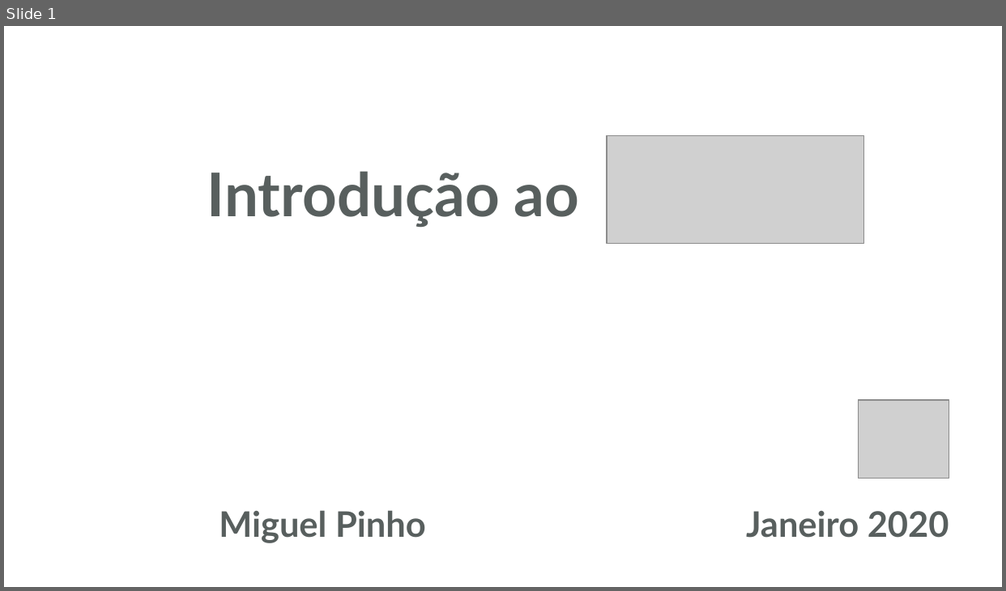
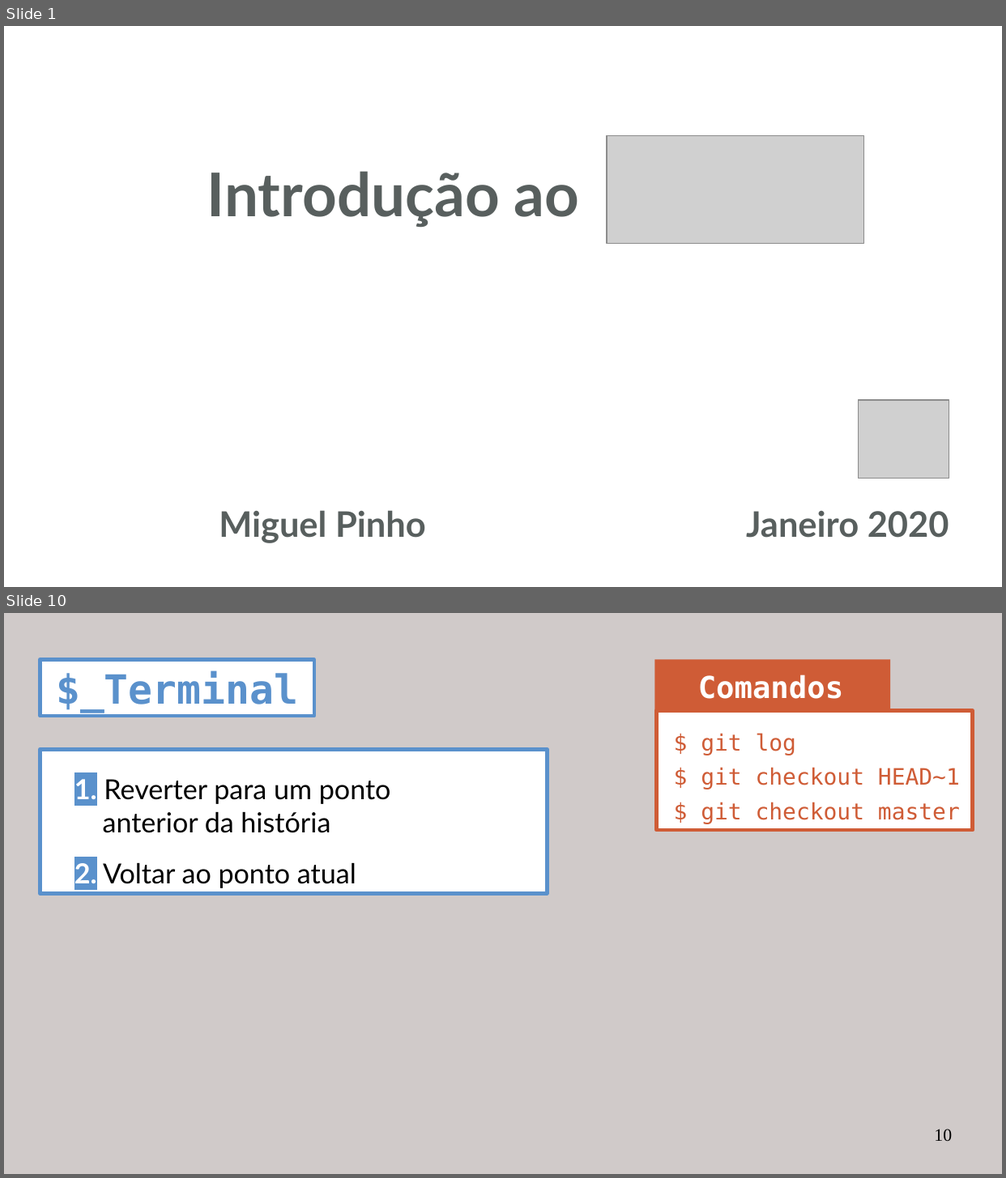
Before and after one commit to miguelpinho/git-lecture, a slide deck: lecture_pt.odp. Shown one above the other, each under a label of ours: slide 1 before the commit, slides 1 and 10 after it; the slides between them are not shown. The pictures are 1006x591 and 1006x1178 pixels, drawn with LibreOffice and Linux fonts; fonts in the diff are those of the drawing; grey boxes stand for pictures. Boxes give left, top, right and bottom in pixels: in the first picture for what was removed or moved away, otherwise in the second. Text is boxed around its words. In the diff, an @@ line names an element or a change of style, - is before the commit and + after.

```diff
--- a/lecture_pt.odp
+++ b/lecture_pt.odp
@@ slide 10 added at (x1=4, y1=613, x2=1002, y2=1174), background #D0CAC9 @@
@@ rectangle added at (x1=40, y1=659, x2=314, y2=715), fill #FFFFFF, outline #5A91CC 2.89 pt @@
@@ rectangle added at (x1=655, y1=659, x2=890, y2=712), fill #CF5C36 @@
@@ text added at (x1=56, y1=671, x2=298, y2=713), 32 pt, text #5A91CC, bold @@
+$_Terminal
@@ text added at (x1=698, y1=675, x2=843, y2=699), 24 pt, text #FFFFFF, bold @@
+Comandos
@@ rectangle added at (x1=657, y1=711, x2=973, y2=830), fill #FFFFFF, outline #CF5C36 2.89 pt @@
@@ text added at (x1=701, y1=733, x2=960, y2=824), 18 pt, text #CF5C36 @@
+$ git log
+$ git checkout HEAD~1
+$ git checkout master
@@ rectangle added at (x1=40, y1=750, x2=548, y2=894), fill #FFFFFF, outline #5A91CC 2.89 pt @@
@@ text added at (x1=74, y1=779, x2=391, y2=888), 22 pt, text #000000 @@
+1. Reverter para um ponto anterior da história
+2. Voltar ao ponto atual
@@ page number added at (x1=934, y1=1129, x2=952, y2=1141), 14 pt, text #000000 @@
+10
```
Also in this commit, not shown: 3 slides changed, 11 other slides added.
